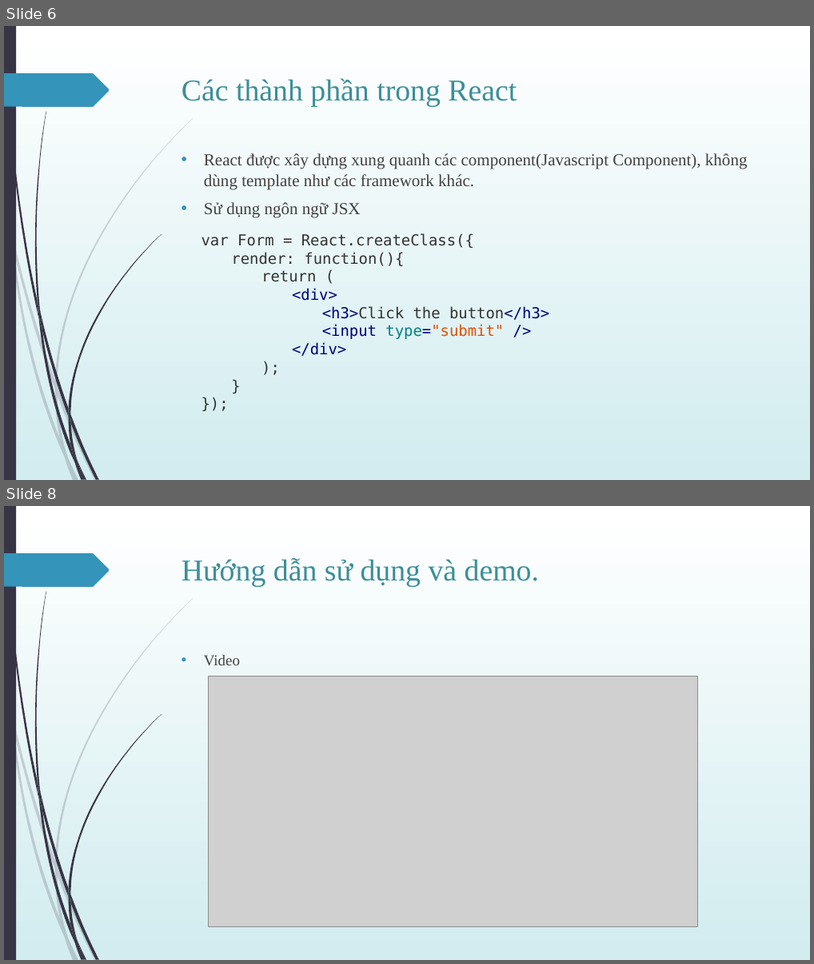
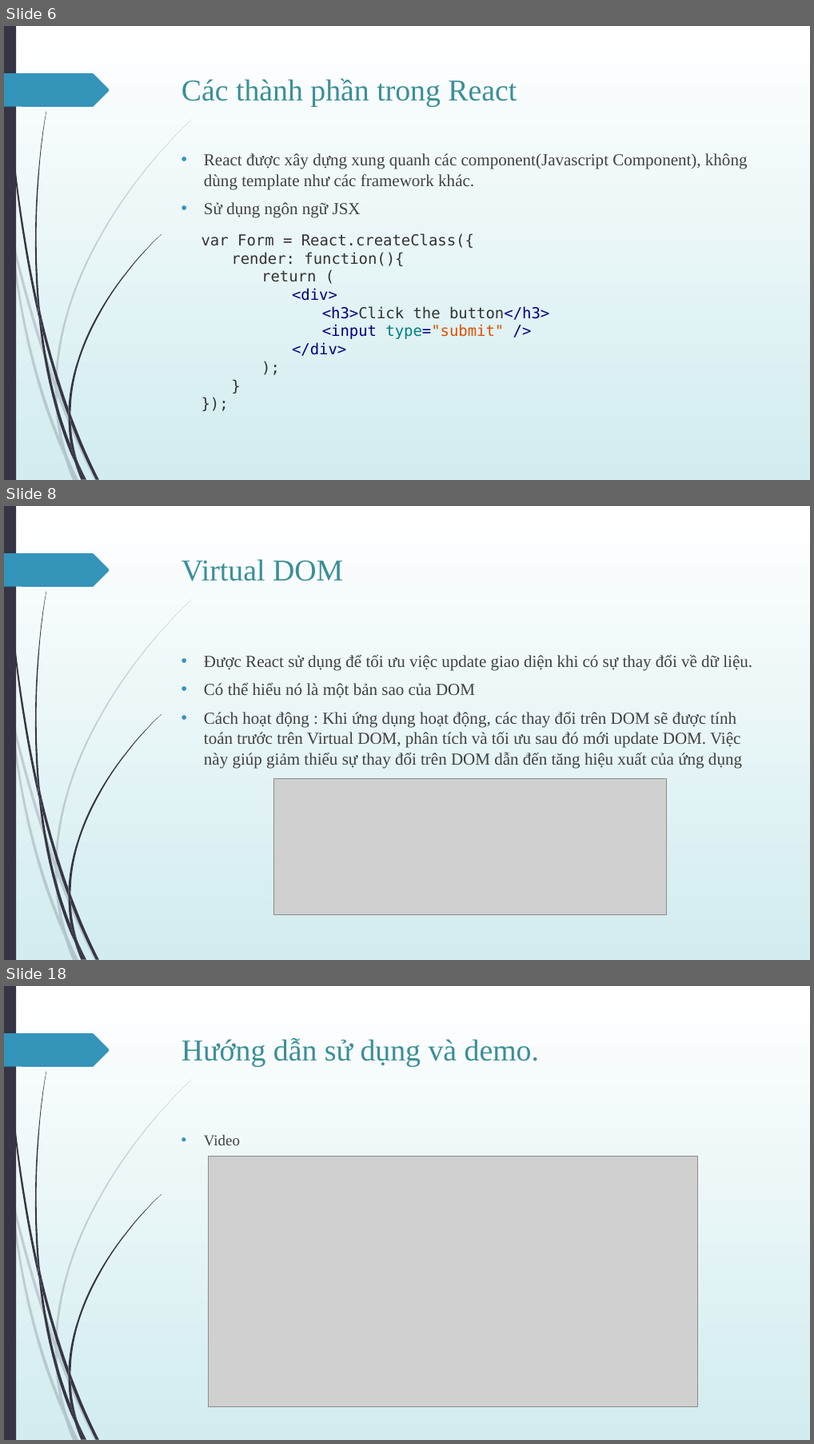
Before and after one commit to Nguyen257/-UDPT-TH2013-Seminar-React-Redux, a slide deck: Giới-thiệu-về-React-Redux.pptx. Shown one above the other, each under a label of ours: slides 6 and 8 before the commit, slides 6, 8 and 18 after it; the slides between them are not shown. The pictures are 814x964 and 814x1444 pixels, drawn with LibreOffice and Linux fonts; fonts in the diff are those of the drawing; grey boxes stand for pictures. Boxes give left, top, right and bottom in pixels: in the first picture for what was removed or moved away, otherwise in the second. Text is boxed around its words. In the diff, an @@ line names an element or a change of style, - is before the commit and + after.

Commit message:
Update phần lý thuyết về React, Redux và cách kết nối React + Redux

```diff
--- a/Giới-thiệu-về-React-Redux.pptx
+++ b/Giới-thiệu-về-React-Redux.pptx
@@ slide 8 added at <box>4,506,810,960</box>, background gradient #FFFFFF to #D2EDF0; not listed: 24 template elements that a slide beside it also shows @@
@@ title added at <box>182,559,343,581</box>, 36 pt, text #3A8F98 @@
+Virtual DOM
@@ text added at <box>204,655,753,768</box>, 20 pt, text #404040 @@
+• Được React sử dụng để tối ưu việc update giao diện khi có sự thay đổi về dữ liệu.
+• Có thể hiểu nó là một bản sao của DOM
+• Cách hoạt động : Khi ứng dụng hoạt động, các thay đổi trên DOM sẽ được tính toán trước trên Virtual DOM, phân tích và tối ưu sau đó mới update DOM. Việc này giúp giảm thiểu sự thay đổi trên DOM dẫn đến tăng hiệu xuất của ứng dụng
@@ picture added at <box>274,779,667,915</box> @@
@@ what was slide 8 is now slide 18 @@
```
Also in this commit, not shown: 4 slides changed, 9 other slides added.
